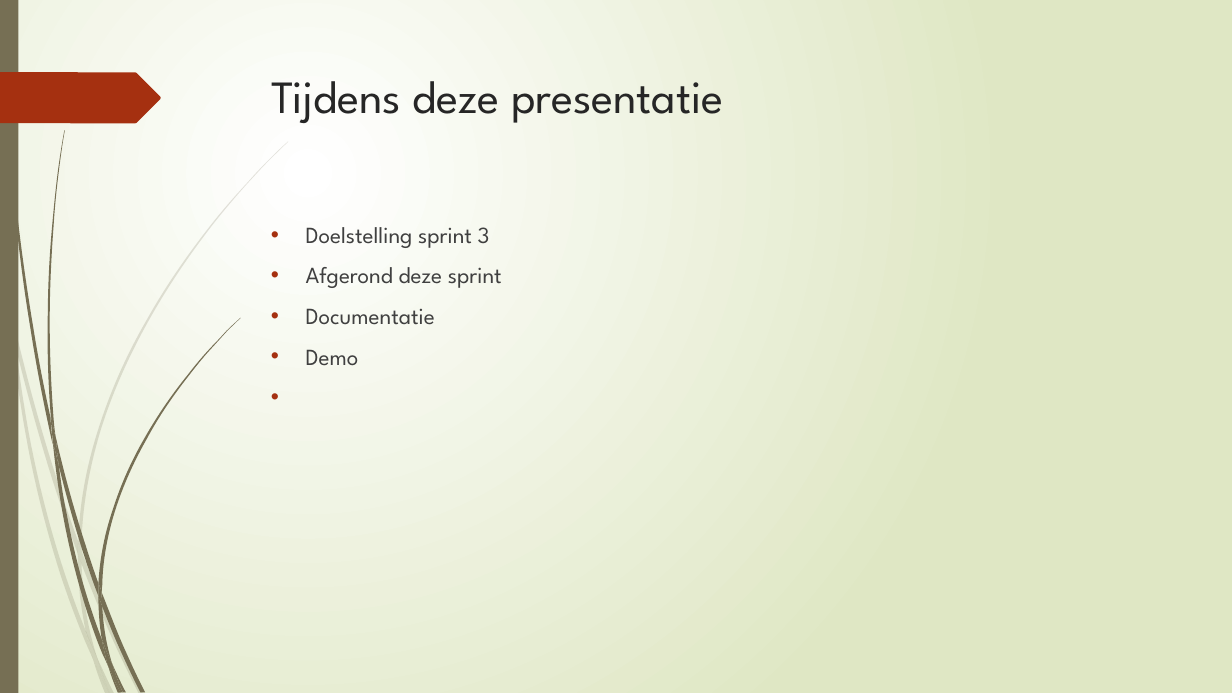
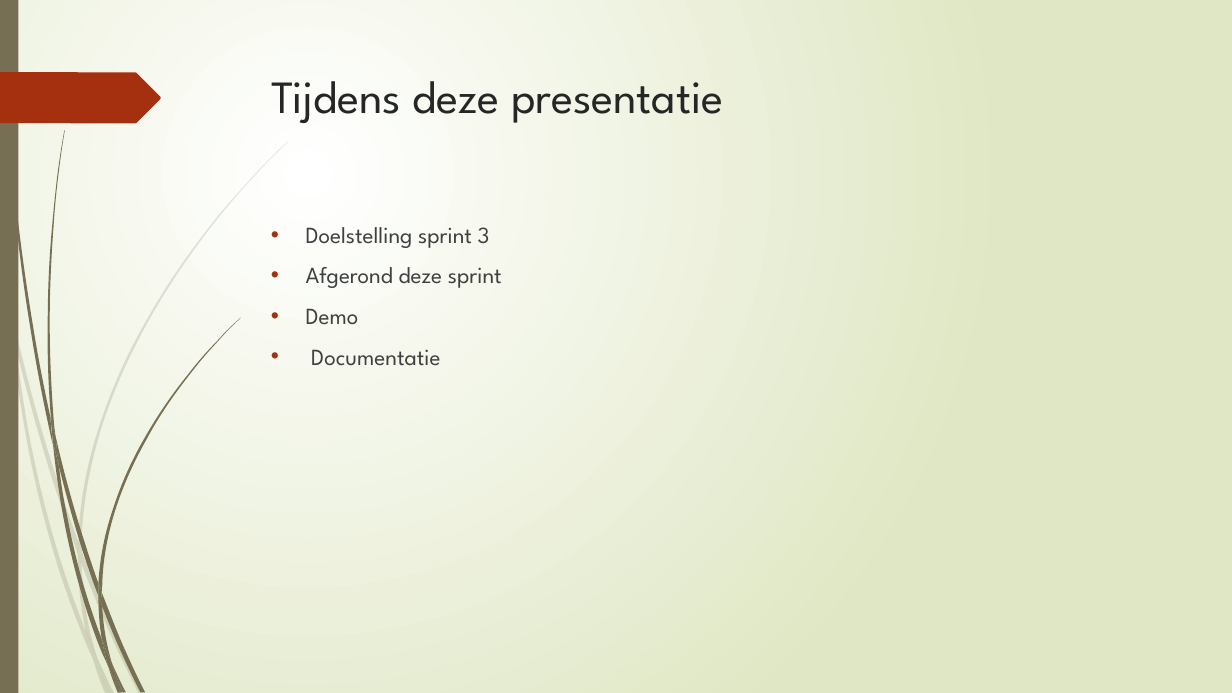
Before and after one commit to Carlodeboer/GFY1-03, a slide deck: slide 2 of Opleveren/Sprint 3 presentatie.pptx. Drawn at 1232x693 pixels with LibreOffice and Linux fonts; fonts in the diff are those of the drawing. Boxes give left, top, right and bottom in pixels: in the first picture for what was removed or moved away, otherwise in the second. Text is boxed around its words. In the diff, an @@ line names an element or a change of style, - is before the commit and + after.

```diff
--- a/Opleveren/Sprint 3 presentatie.pptx
+++ b/Opleveren/Sprint 3 presentatie.pptx
@@ text at [306,308,359,325]: paragraph added @@
+• Demo
@@ text at [306,349,359,366]: paragraph removed @@
-• Demo
```
Also in this commit, not shown: 2 other slides changed, 1 slide removed.
